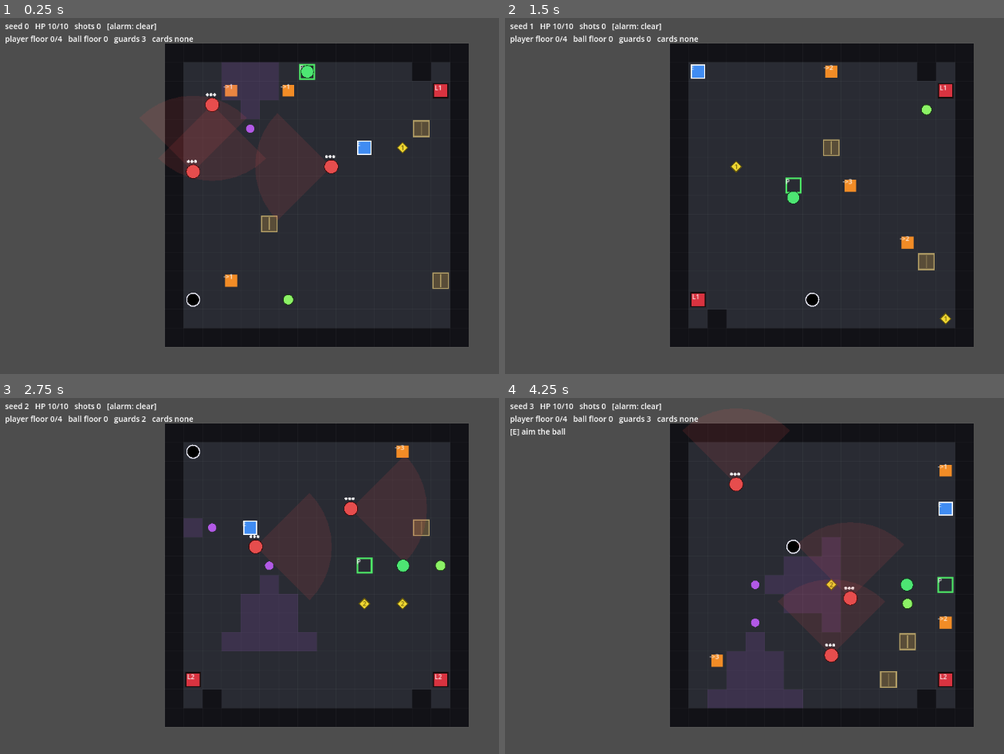
Above: before the commit, frames 1-4 (two rows, left to right).
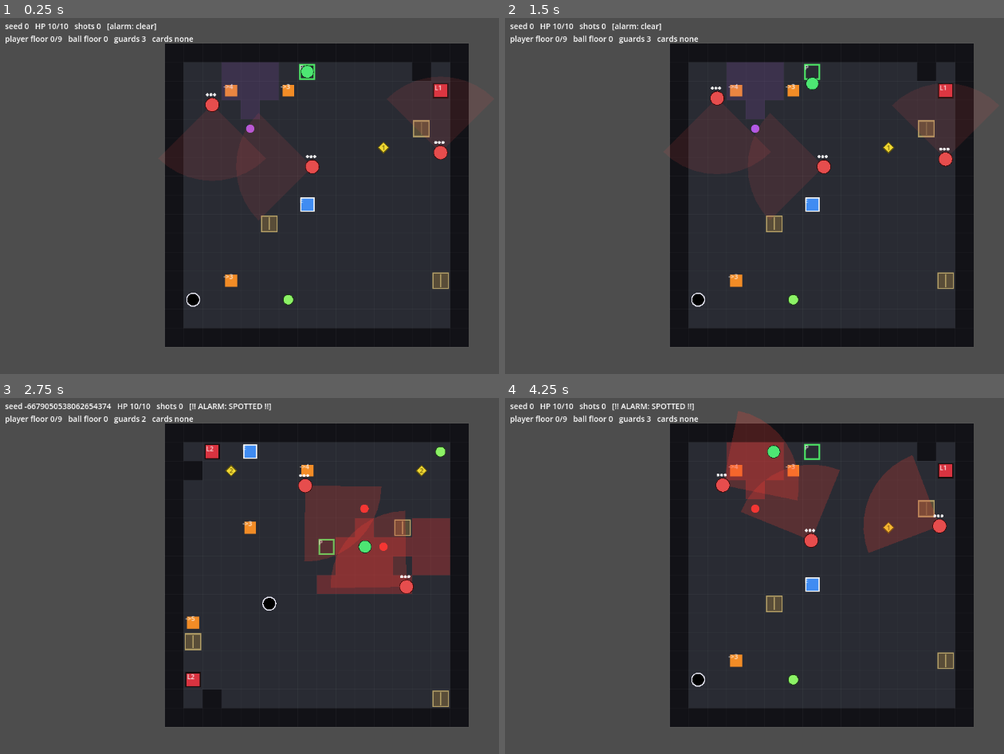
Above: after the commit, the same moments.

Repository: Gamabunta57/golf-ninja
Game: Godot game, scene res://scenes/building/building_root.tscn
Same seed, same stepped clock (60 frames per second), same inputs: the game is played once before the commit and once after it.
Inputs:
- Up to frame 1 (0.25 s): no input
- Up to frame 2 (1.5 s): tap Enter at 0.5, 0.8, 1.35 s; hold D (gn_move_right) 0.53-1.28 s; tap R at 0.6 s; tap Space at 0.77 s; hold S (gn_move_down) from 1.28 s (still down)
- Up to frame 3 (2.75 s): tap Space at 1.52 s; tap Keypad Enter at 1.55, 2.1 s; release S (gn_move_down) at 2.03 s; hold D (gn_move_right) from 2.03 s (still down); tap R at 2.3 s
- Up to frame 4 (4.25 s): release D (gn_move_right) at 2.78 s; hold W (gn_move_up) 2.78-3.53 s; tap E (gn_interact) at 2.85 s; tap Space at 3.02, 3.77 s; tap Enter at 3.05 s; hold A (gn_move_left) from 3.53 s (still down); tap R at 3.6 s; tap Keypad Enter at 3.8 s

The runs differ from the first frame. In frame 1, 1.8% of the frame differs, in the area x 11-94%, y 5-74%; in frame 2, 5.2%; in frame 3, 11%; in frame 4, 15%, in the area x 1-90%, y 1-88%.

Commit message:
Implementation of phase12 (final) with claude

Diff:
--- /dev/null
+++ b/config/generation_config.tres
@@ -0,0 +1,7 @@
+[gd_resource type="Resource" script_class="GenerationConfig" format=3 uid="uid://d1nscbi6h8djy"]
+
+[ext_resource type="Script" uid="uid://dvlq0alvkmuhu" path="res://core/generation/generation_config.gd" id="1_cfg"]
+
+[resource]
+script = ExtResource("1_cfg")
+floor_count = 10
--- a/scenes/building/building_root.gd
+++ b/scenes/building/building_root.gd
@@ -1,18 +1,24 @@
 extends Node2D
 
-## Game root (evolving through the phases). Phases 4–5 added floor rendering and
-## a player that rides elevators; Phase 6 adds the ball, aiming, and shooting.
-## The player follows the ball floor-to-floor via elevators and shoots it (1 HP
-## per shot) until it drops through the final hole (win) or runs out of shots.
-## Stealth/guards arrive in later phases.
+## Game root. The player follows the toxic ball floor-to-floor via elevators and
+## shoots it (1 HP/shot) past cameras and guards until it drops through the final
+## hole (win), health runs out, or a guard catches them (lose).
+##
+## Designer workflow (Phase 12): assign a GenerationConfig resource to `config`
+## in the Inspector and edit its values there; press Enter in-game to regenerate
+## with those values (no code changes, no project restart). If `config` is left
+## empty a default is created at runtime.
 ##
 ## Controls:
 ##   WASD / arrows / left stick -> move (or adjust aim while aiming)
-##   E / Space / gamepad A      -> interact: aim the nearby ball, or ride an
-##                                 elevator, or (while aiming) confirm the shot
-##   Esc / gamepad B            -> cancel aiming
-##   R / Enter                  -> regenerate (new seed / fixed seed)
-
+##   E / Space / gamepad A      -> interact: aim the nearby ball, hide in a
+##                                 locker, ride an elevator, or confirm a shot
+##   Esc / gamepad B            -> cancel aiming / leave a locker
+##   Enter                      -> regenerate with the current config values
+##   R                          -> regenerate a fresh random building
+
+## The sole tunable input to generation (plus the PRNG seed it carries). Edit its
+## values in the Inspector; see GenerationConfig for the full knob list.
 @export var config: GenerationConfig
 
 const AIM_RANGE_PX: float = 1.6 * FloorRenderer.CELL_SIZE
@@ -40,7 +46,6 @@
 var _hidden_locker: Locker = null
 
 var _manager: GameStateManager
-var _seed_counter: int = 0
 
 
 func _ready() -> void:
@@ -85,16 +90,26 @@
 	_hud.add_theme_font_size_override("font_size", 14)
 	layer.add_child(_hud)
 
-	_regenerate(config.seed, config.use_random_seed)
-
-
-func _regenerate(seed_value: int, random: bool) -> void:
-	config.seed = seed_value
-	config.use_random_seed = random
-	Prng.configure(config, seed_value)
+	_regenerate_from_config()
+
+
+## Regenerates honouring the config asset exactly (deterministic when
+## use_random_seed is false) — the designer's "regenerate with current config".
+func _regenerate_from_config() -> void:
+	_build(config.make_prng(Time.get_ticks_usec()))
+
+
+## Regenerates a fresh random building regardless of the config's seed settings
+## (a quick-variety debug action) without mutating the config asset.
+func _regenerate_random() -> void:
+	_build(PrngService.new(true, 0, Time.get_ticks_usec()))
+
+
+func _build(prng: PrngService) -> void:
+	Prng.service = prng
 
 	var generator: MapGenerator = MapGenerator.new()
-	_building = generator.generate(config, Prng.service)
+	_building = generator.generate(config, prng)
 	Game.set_building(_building)
 
 	var result: Dictionary = GenerationValidator.new().check_all(_building, config)
@@ -498,7 +513,6 @@
 		return
 	match event.keycode:
 		KEY_R:
-			_seed_counter += 1
-			_regenerate(_seed_counter, false)
+			_regenerate_random()
 		KEY_ENTER, KEY_KP_ENTER:
-			_regenerate(config.seed, false)
+			_regenerate_from_config()
--- a/scenes/building/building_root.tscn
+++ b/scenes/building/building_root.tscn
@@ -1,6 +1,8 @@
-[gd_scene load_steps=2 format=3]
+[gd_scene format=3 uid="uid://bfd25nlwa7oq7"]
 
-[ext_resource type="Script" path="res://scenes/building/building_root.gd" id="1_root"]
+[ext_resource type="Script" uid="uid://etpasgn17krk" path="res://scenes/building/building_root.gd" id="1_root"]
+[ext_resource type="Resource" path="res://config/generation_config.tres" id="2_cfg"]
 
-[node name="BuildingRoot" type="Node2D"]
+[node name="BuildingRoot" type="Node2D" unique_id=1107516901]
 script = ExtResource("1_root")
+config = ExtResource("2_cfg")
--- a/tests/run_tests.gd
+++ b/tests/run_tests.gd
@@ -16,6 +16,7 @@
 		{"name": "Hiding", "instance": TestHiding.new()},
 		{"name": "Door & keycard", "instance": TestDoorKeycard.new()},
 		{"name": "Game state", "instance": TestGameState.new()},
+		{"name": "Config defaults", "instance": TestConfigDefaults.new()},
 	]
 
 	var total_failures: int = 0
--- /dev/null
+++ b/tests/test_config_defaults.gd
@@ -0,0 +1,60 @@
+class_name TestConfigDefaults
+extends RefCounted
+
+## Phase 12: guards the designer contract — every tunable from the GDD/plan §2
+## table exists on GenerationConfig with the documented default, and the shipped
+## generation_config.tres asset loads and matches. If a knob is renamed/dropped,
+## this fails loudly.
+
+const CONFIG_PATH := "res://config/generation_config.tres"
+
+
+func run() -> Array[String]:
+	var failures: Array[String] = []
+	_check_defaults("code default", GenerationConfig.new(), failures)
+	var loaded: Resource = load(CONFIG_PATH)
+	if loaded == null or not (loaded is GenerationConfig):
+		failures.append("asset: %s did not load as a GenerationConfig" % CONFIG_PATH)
+	else:
+		_check_defaults("asset", loaded, failures)
+	_check_curve_fallback(failures)
+	return failures
+
+
+func _check_defaults(label: String, c: GenerationConfig, failures: Array[String]) -> void:
+	var expected: Dictionary = {
+		"player_health": 10,
+		"guard_health": 3,
+		"floor_size": Vector2i(16, 16),
+		"floor_count": 5,
+		"conduits_per_floor_range": Vector2i(1, 3),
+		"max_conduit_drop_distance": 5,
+		"elevators_per_floor_range": Vector2i(1, 2),
+		"locked_doors_per_floor_range": Vector2i(0, 2),
+		"cameras_per_floor_range": Vector2i(0, 2),
+		"guards_per_floor_range": Vector2i(0, 3),
+		"lockers_per_floor_range": Vector2i(1, 3),
+		"max_keycard_access_level": 2,
+		"ball_jam_radius_cells": 2,
+		"camera_jam_duration_sec": 3.0,
+		"alarm_search_duration_sec": 8.0,
+		"guard_fov_angle_degrees": 90.0,
+		"guard_fov_range_cells": 4,
+		"camera_fov_range_cells": 4,
+		"add_wall_border": true,
+		"use_random_seed": false,
+	}
+	for key: String in expected:
+		var actual: Variant = c.get(key)
+		if actual == null and not (key in c):
+			failures.append("%s: missing config field '%s'" % [label, key])
+			continue
+		if actual != expected[key]:
+			failures.append("%s: '%s' = %s, expected %s" % [label, key, str(actual), str(expected[key])])
+
+
+func _check_curve_fallback(failures: Array[String]) -> void:
+	var c: GenerationConfig = GenerationConfig.new()
+	# Null curves must behave as a flat 1.0 multiplier at any floor.
+	if not is_equal_approx(c.guard_density_at(0), 1.0) or not is_equal_approx(c.camera_density_at(3), 1.0):
+		failures.append("curve: null depth curve should sample to 1.0")
Not shown, added: tests/test_config_defaults.gd.uid
